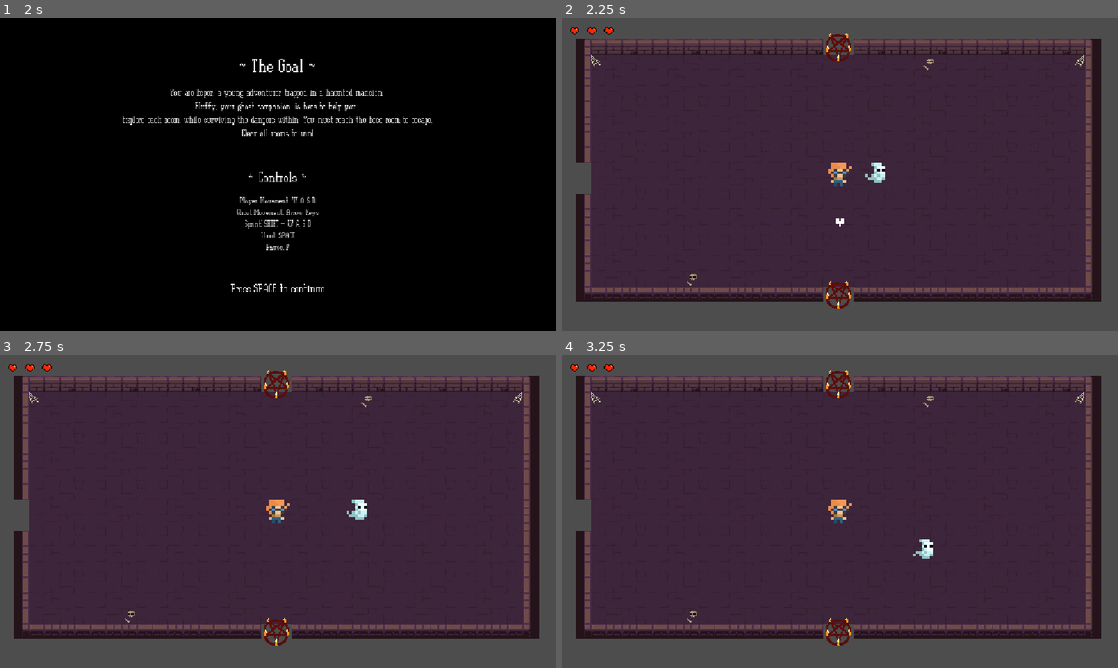
Above: before the commit, frames 1-4 (two rows, left to right).
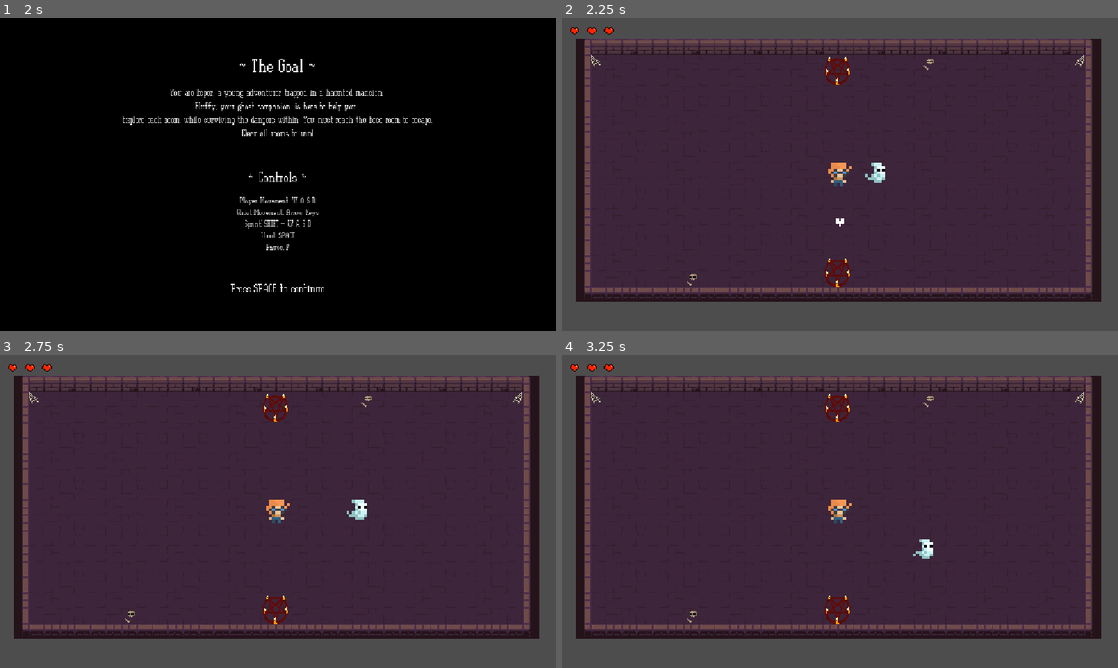
Above: after the commit, the same moments.

Repository: Tortiz-CSUF/esper---1
Game: Godot game, scene res://Scenes/main_menu.tscn
Same seed, same stepped clock (60 frames per second), same inputs: the game is played once before the commit and once after it.
Inputs (mouse positions are in pixels of both pictures, inside the frame that each line leads up to):
- Up to frame 1 (2 s): click "Begin" at 0.5 s; click "Small" at 1.25 s
- Up to frame 2 (2.25 s): tap Space (shoot) at 2 s; move the mouse to (962, 158) at 2.02 s; hold Right (ghost_right) from 2.03 s (still down); hold Space (shoot) from 2.03 s (still down)
- Up to frame 3 (2.75 s): keep holding Right (ghost_right); keep holding Space (shoot)
- Up to frame 4 (3.25 s): move the mouse to (728, 527) at 2.77 s; release Right (ghost_right) at 2.78 s; release Space (shoot) at 2.78 s; hold Down (ghost_down) from 2.78 s (still down); tap Shift (sprint) at 2.85 s

Frame 1 is identical in both runs. In frame 2, 1.3% of the frame differs, in the area x 2-53%, y 4-93%; in frame 3, 1.3%; in frame 4, 1.3%.

Commit message:
Haunted_Adventure_2D_10

Diff:
--- a/Scenes/room.tscn
+++ b/Scenes/room.tscn
@@ -4,9 +4,10 @@
 [ext_resource type="Texture2D" uid="uid://dwpcmhudvjpap" path="res://Assets/environment/normal/idk.png" id="2_fr46g"]
 
 [node name="Room" type="Node2D" unique_id=1257339290]
+position = Vector2(-1, 1)
 
 [node name="TileMapLayer" type="TileMapLayer" parent="." unique_id=754207750]
-tile_map_data = PackedByteArray("AAALAB8AAAAAAAEAAAALACAAAAA …(9088 unchanged characters)… DAAQAAAAsABoAAAAFAAIAAAAsABsAAAAFAAIAAAA=")
+tile_map_data = PackedByteArray("AAALAB8AAAAAAAEAAAALACAAAAA …(9088 unchanged characters)… DAAQAAAAsABoAAAAFAAIAAAAsABsAAAAFAAIAAAAbABIAAAACAAAAAAAcABIAAAACAAAAAAALABsAAAAAAAIAAAALABoAAAAAAAIAAAAbACIAAAADAAQAAAAcACIAAAADAAQAAAA=")
 tile_set = ExtResource("1_lsht4")
 
 [node name="Decorations" type="Node2D" parent="." unique_id=1172403156]
@@ -43,13 +44,13 @@
 [node name="DoorSpots" type="Node2D" parent="." unique_id=1518063913]
 
 [node name="DoorSpot1" type="Marker2D" parent="DoorSpots" unique_id=688636517]
-position = Vector2(448, 297)
+position = Vector2(448, 320)
 
 [node name="DoorSpot2" type="Marker2D" parent="DoorSpots" unique_id=587368790]
-position = Vector2(183, 432)
+position = Vector2(214, 433)
 
 [node name="DoorSpot3" type="Marker2D" parent="DoorSpots" unique_id=1288910879]
-position = Vector2(448, 553)
+position = Vector2(448, 529)
 
 [node name="PlayerSpawn" type="Marker2D" parent="." unique_id=1278065431]
 position = Vector2(450, 428)
--- a/Scenes/room_boss.tscn
+++ b/Scenes/room_boss.tscn
@@ -6,7 +6,7 @@
 [node name="Room" type="Node2D" unique_id=1257339290]
 
 [node name="TileMapLayer" type="TileMapLayer" parent="." unique_id=754207750]
-tile_map_data = PackedByteArray("AAALAB8AAAAAAAEAAAALACAAAAA …(9152 unchanged characters)… AAAIAAAAbABIAAAACAAAAAAAcABIAAAACAAAAAAA=")
+tile_map_data = PackedByteArray("AAALAB8AAAAAAAEAAAALACAAAAA …(9152 unchanged characters)… AAAIAAAAbABIAAAACAAAAAAAcABIAAAACAAAAAAAbACIAAAACAAQAAAAcACIAAAACAAQAAAA=")
 tile_set = ExtResource("1_iluq5")
 
 [node name="Decorations" type="Node2D" parent="." unique_id=1172403156]
@@ -109,7 +109,7 @@
 [node name="DoorSpots" type="Node2D" parent="." unique_id=1518063913]
 
 [node name="DoorSpot1" type="Marker2D" parent="DoorSpots" unique_id=688636517]
-position = Vector2(448, 552)
+position = Vector2(448, 523)
 
 [node name="PlayerSpawn" type="Marker2D" parent="." unique_id=1278065431]
 position = Vector2(450, 428)
